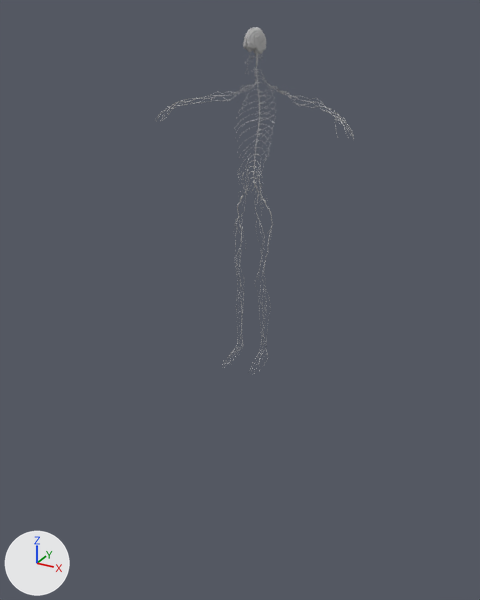
What one commit did to the glTF model brain.glb.
Before and after are seen from a 50 mm camera at (2.32, -4.42, 2.75) aimed at (-0.04, -0.13, 0.6). Arrows for +X, +Y and +Z are at lower left; the lights stay in place. Where no turn or scale is listed for an object, it has been applied to the vertices. Vertices at the same position are counted once.

The older version as bpy lines, for what is in view:
```python
ob_gp_ns = bpy.data.objects.new('Gp_Ns', None)
ob_gp_ns.location = (0.0, 0.0, 0.0)
ob_gp_ns.rotation_euler = (1.571, 0.0, 0.0)  # degrees (90, 0, 0)
ob_gp_ns.scale = (0.01, 0.0157, 0.0157)
ob_gp_ns_pns = bpy.data.objects.new('Gp_Ns_Pns', me_mesh)
ob_gp_ns_pns.location = (0.0, 0.0, 0.0)
ob_naozi_group1 = bpy.data.objects.new('naozi_Group1', me_mesh_002)
ob_naozi_group1.parent = ob_gp_ns
ob_naozi_group1.location = (0.0, 0.0, 0.0)
ob_v1_1_jianmian_03_female_nervous_medulla_caudate_nucleus = bpy.data.objects.new('V1_1:jianmian_03:Female_Nervous_Medulla_Caudate_Nucleus', me_mesh_005)
ob_v1_1_jianmian_03_female_nervous_medulla_caudate_nucleus.parent = ob_gp_ns
ob_v1_1_jianmian_03_female_nervous_medulla_caudate_nucleus.location = (0.0, 0.0, 0.0)
ob_v1_1_jianmian_03_group1 = bpy.data.objects.new('V1_1:jianmian_03:Group1', me_mesh_004)
ob_v1_1_jianmian_03_group1.location = (0.0, 0.0, 0.0)
ob_v1_1_jianmian_03_naozi_group1 = bpy.data.objects.new('V1_1:jianmian_03:naozi_Group1', me_mesh_003)
ob_v1_1_jianmian_03_naozi_group1.parent = ob_gp_ns
ob_v1_1_jianmian_03_naozi_group1.location = (0.0, 0.0, 0.0)
```
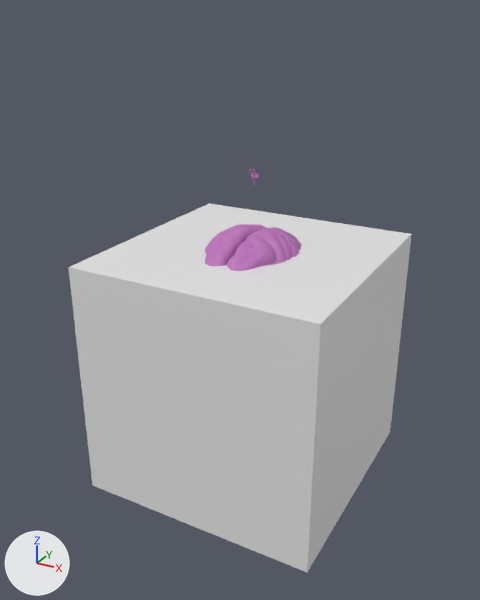
Commit message: Brain
Brain

ob_gp_ns is not drawn itself; it is the parent of ob_naozi_group1, ob_v1_1_jianmian_02_female_nervous_amygdala2, ob_v1_1_jianmian_03_female_nervous_medulla_caudate_nucleus, ob_v1_1_jianmian_03_naozi_group1.

Where the newer file only moved an object's origin or applied its transform, the numbers keep the older frame.

Boxes [x1, y1, x2, y2] around the edits, measured in the pictures (480 x 600 px):
'Cube', added
    after: [68, 203, 412, 572]
'V1_1:jianmian_03:Group1', recoloured, mesh rescaled
    before: [243, 27, 266, 53]
    after: [205, 224, 302, 271]
'Gp_Ns_Pns', deleted
    before: [156, 35, 354, 375]
'V1_1:jianmian_03:Female_Nervous_Medulla_Caudate_Nucleus', recoloured, rescaled
    before: [255, 51, 258, 65]
    after: [249, 169, 256, 185]
'naozi_Group1', recoloured, rescaled (not visible before)
    after: [254, 173, 259, 179]

The change, as a list of edits to the scene's bpy script:
```text
Change mat_lambert2:
    mat_lambert2.base_color: (0.5, 0.5, 0.5) -> (0.5, 0.168, 0.487)  # grey #bcbcbc -> pink #bc72b9
Add mat_material:
    mat_material = principled_material('Material')
    mat_material.base_color = (0.8, 0.8, 0.8)  # white #e7e7e7
    mat_material.roughness = 0.4
Change me_mesh_004:
    where me_mesh_004.from_pydata(...)  # 14300 vertices, 28572 faces; spans x -0.064..0.05, y -0.092..0.162, z 2.463..2.628
    used by ob_v1_1_jianmian_03_group1; location = (0.0, 0.0, 0.0)
    me_mesh_004 part 1: the whole mesh is scaled about its middle by (8.49, 5.39, 5.39), then moved by (0.008, -0.033, -1.815)
Add me_cube:
    me_cube.from_pydata(...)  # a box spanning x -1.0..1.0, y -1.0..1.0, z -1.0..1.0
    me_cube.materials.append(mat_material)  # white #e7e7e7
Change ob_gp_ns:
    ob_gp_ns.scale: (0.01, 0.0157, 0.0157) -> (0.01, 0.01, 0.01)
Remove ob_gp_ns_pns:
    ob_gp_ns_pns = bpy.data.objects.new('Gp_Ns_Pns', me_mesh)
    ob_gp_ns_pns.location = (0.0, 0.0, 0.0)
Add ob_cube:
    ob_cube = bpy.data.objects.new('Cube', me_cube)
    ob_cube.location = (0.0, 0.0, 0.0)
```
